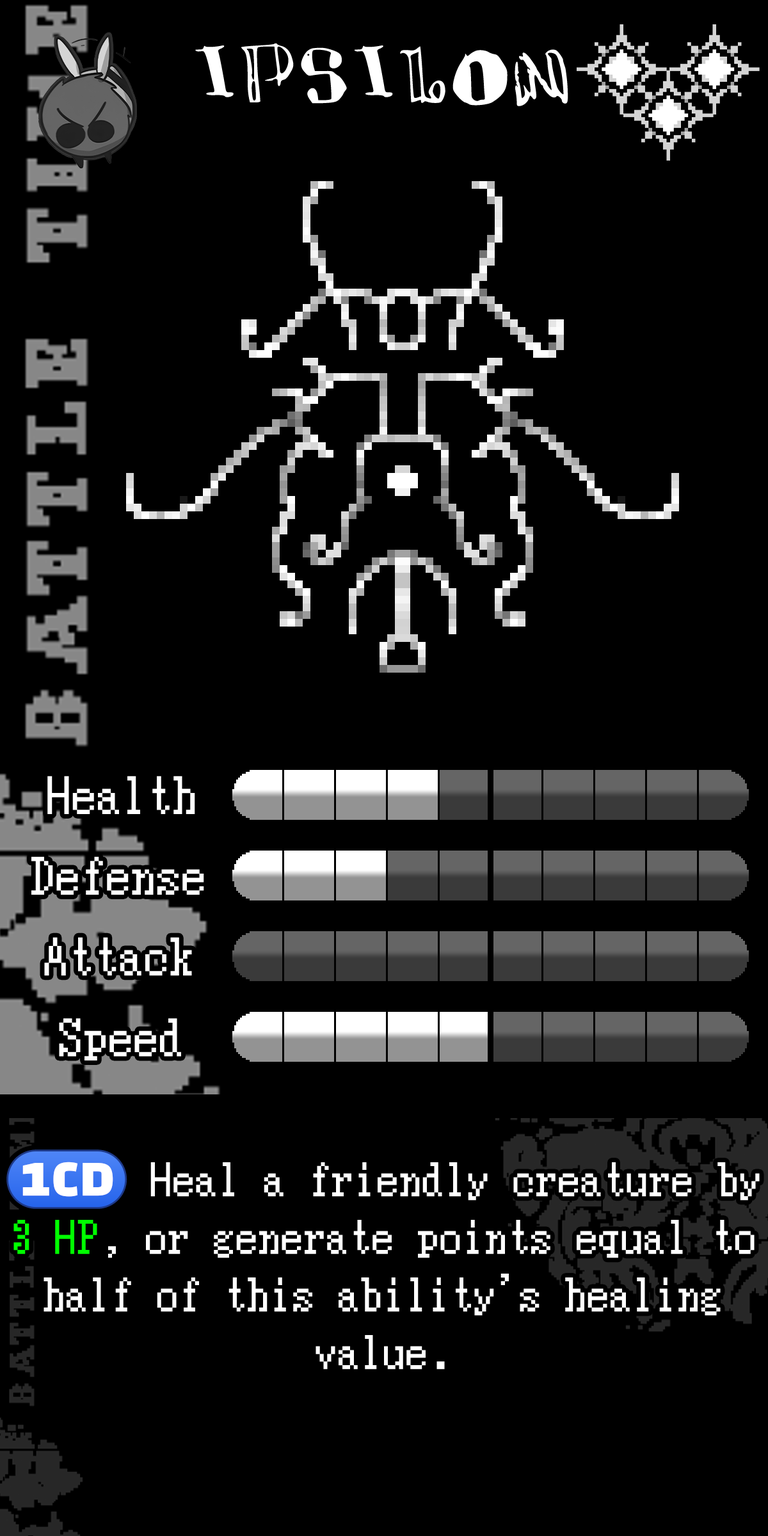
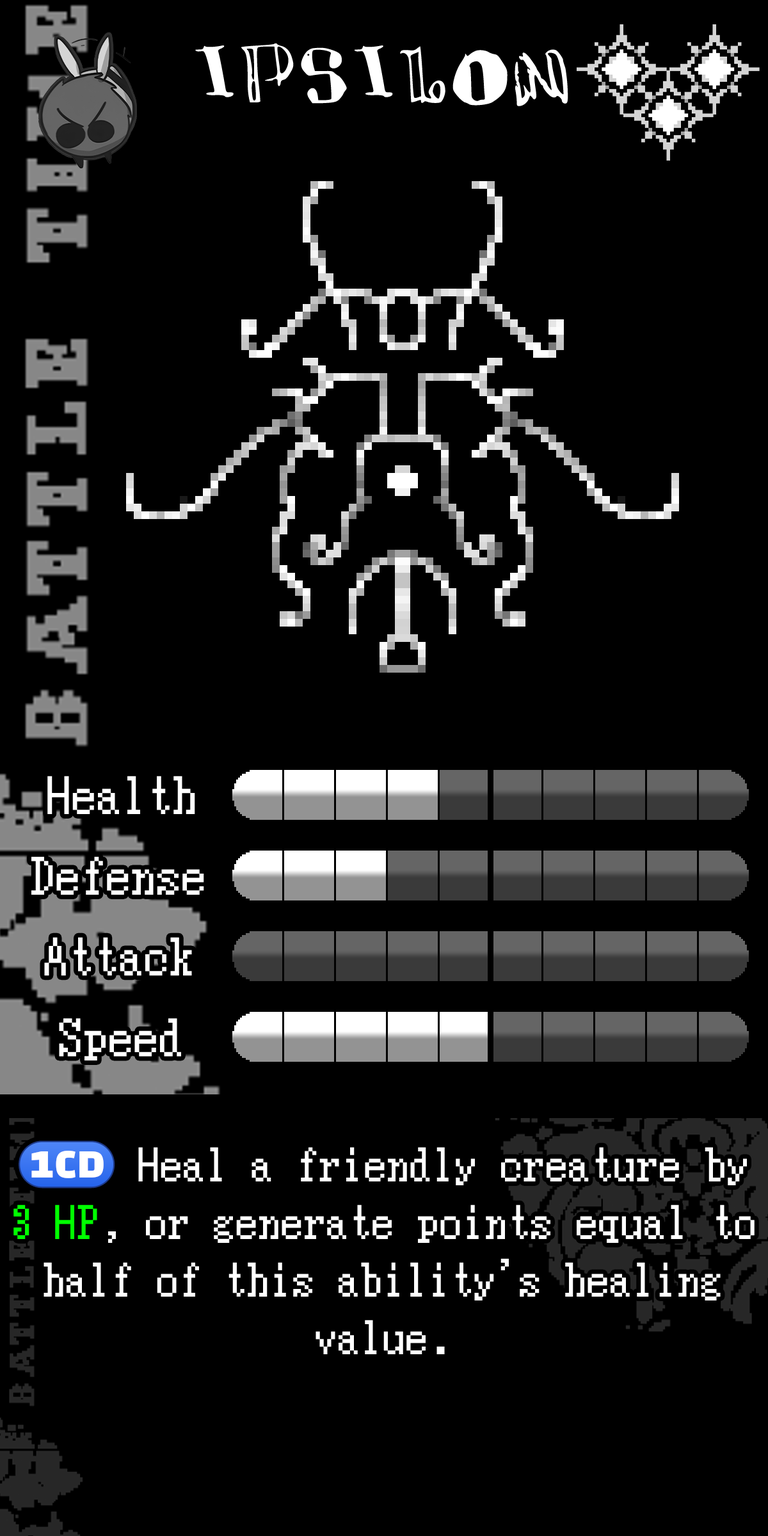
Layered file, before and after one edit (768x1536). Changes by layer:
painted on "Ability" over bbox(6, 1140, 760, 1370)
